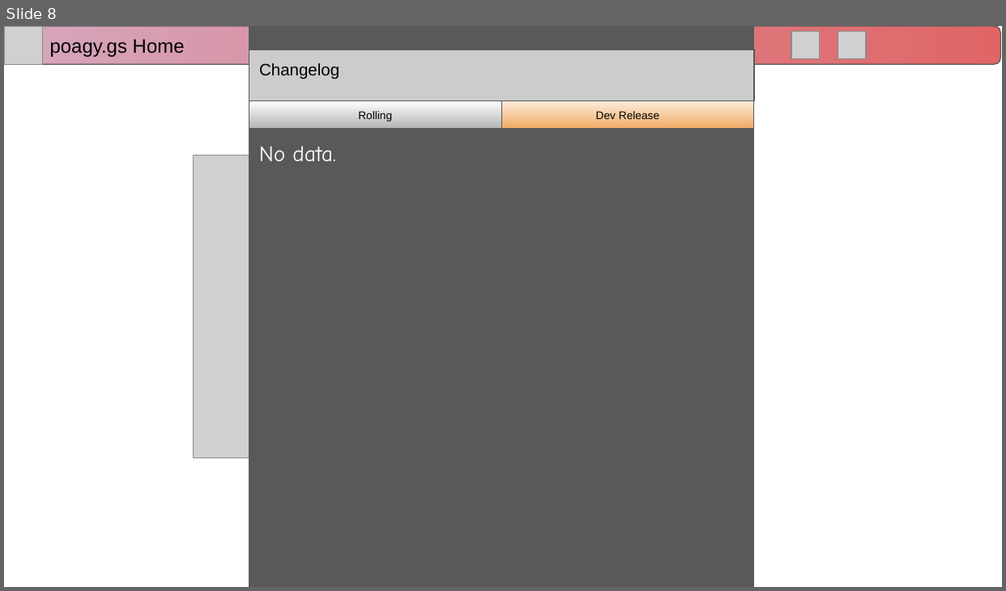
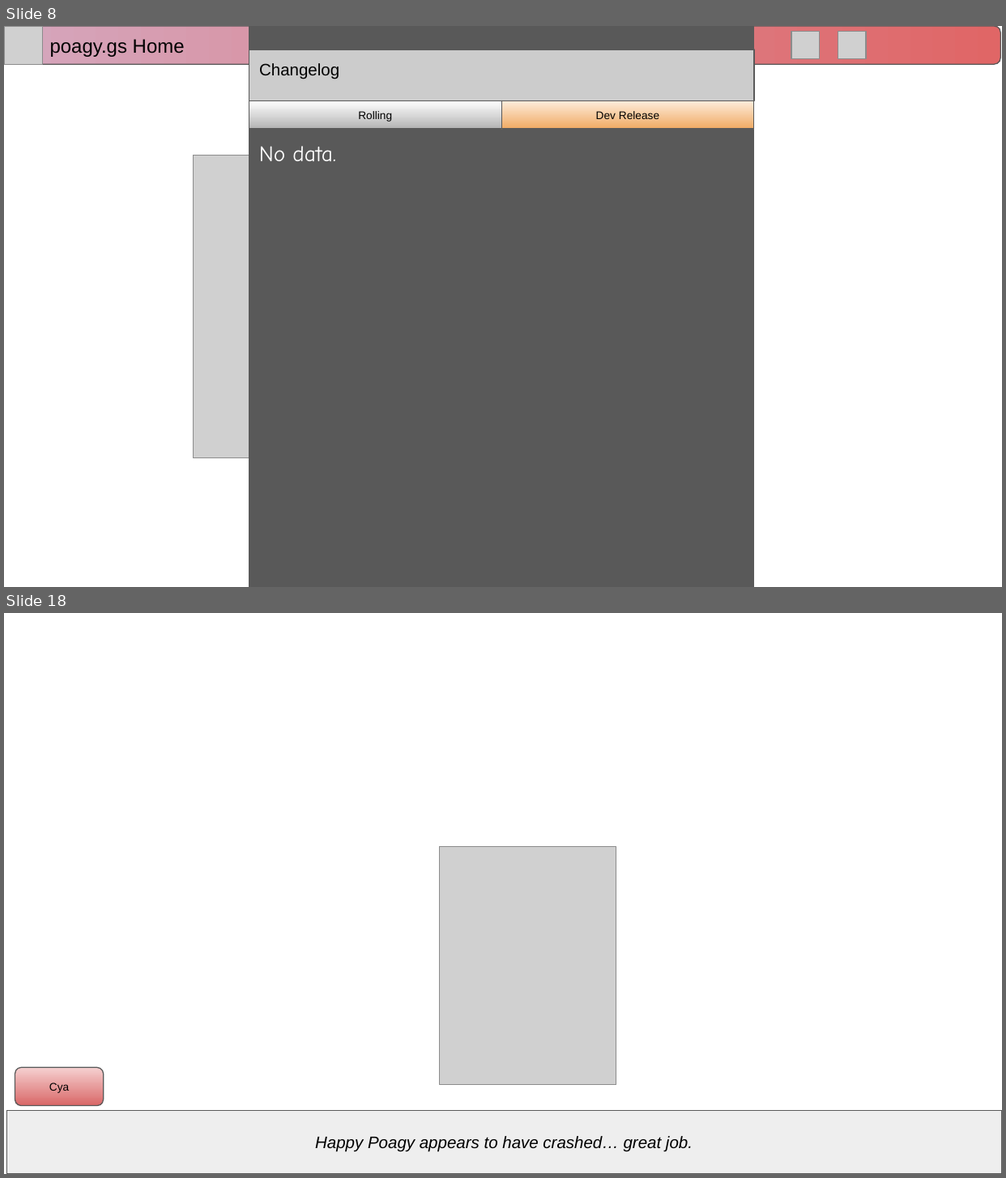
Before and after one commit to RitPigDev/poagy.gs-plus, a slide deck: poagy.gs+.pptx. Shown one above the other, each under a label of ours: slide 8 before the commit, slides 8 and 18 after it; the slides between them are not shown. The pictures are 1006x591 and 1006x1178 pixels, drawn with LibreOffice and Linux fonts; fonts in the diff are those of the drawing; grey boxes stand for pictures; background and template pictures are left out. Boxes give left, top, right and bottom in pixels: in the first picture for what was removed or moved away, otherwise in the second. Text is boxed around its words. In the diff, an @@ line names an element or a change of style, - is before the commit and + after.

```diff
--- a/poagy.gs+.pptx
+++ b/poagy.gs+.pptx
@@ slide 18 added at [4,613,1002,1174], background picture (left out) @@
@@ picture added at [439,846,616,1085] @@
@@ rounded rectangle added at [15,1068,104,1106], fill gradient #F5D0D0 to #D96868, outline #595959 0.75 pt, 8 pt, text #000000 @@
+Cya
@@ rectangle added at [7,1111,1002,1174], fill #EEEEEE, outline #595959 0.75 pt, 12 pt, text #000000, italic @@
+Happy Poagy appears to have crashed… great job.
```
Also in this commit, not shown: 7 slides changed, 17 other slides added.
